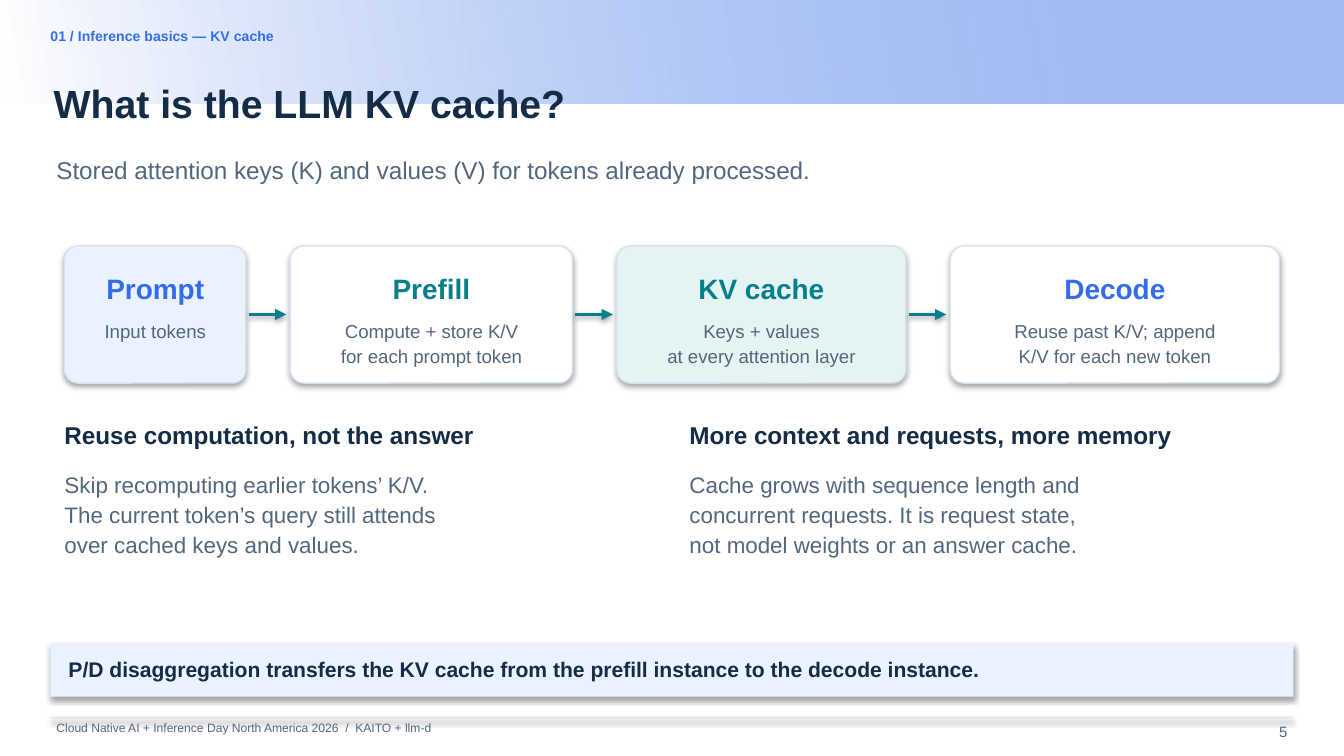
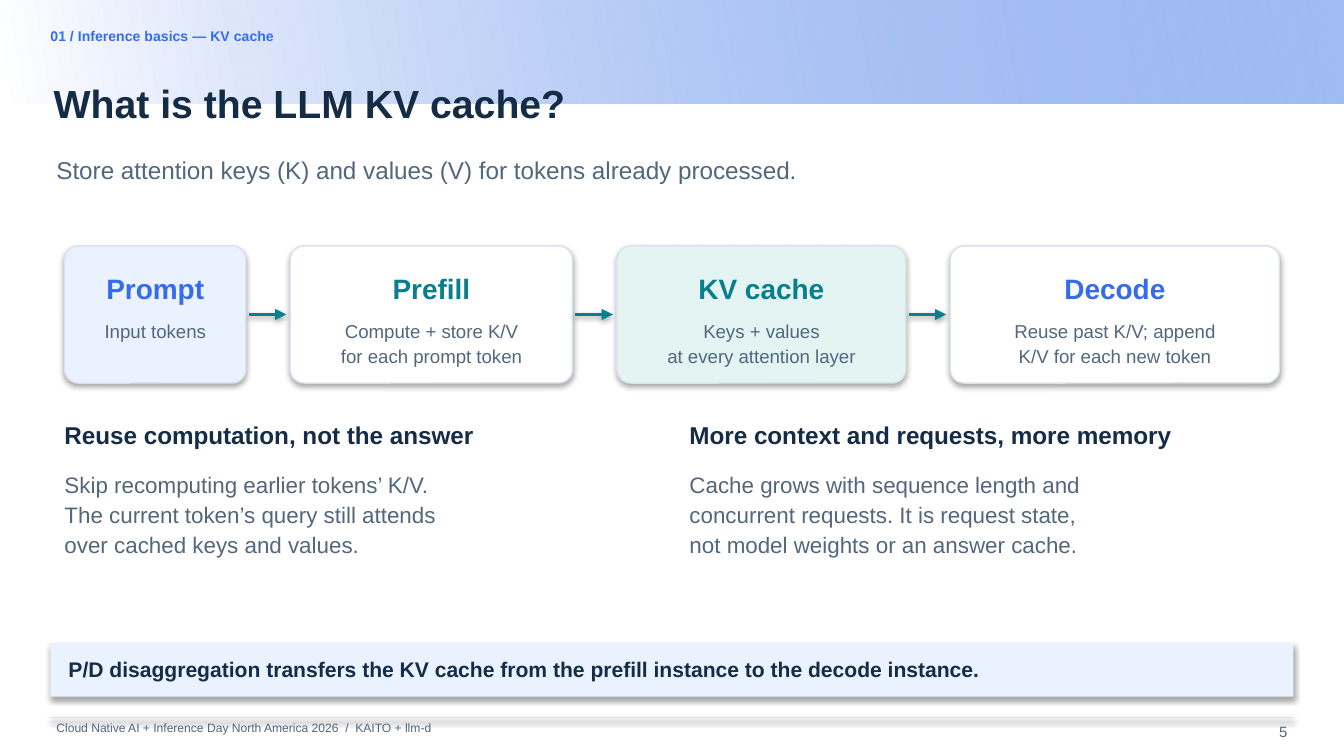
Before and after one commit to andyzhangx/demo, a slide deck: slide 5 of llm/pd-disaggregation/kubecon-na-2026-pd-disaggregation-kaito-llmd.pptx. Drawn at 1344x756 pixels with LibreOffice and Linux fonts; fonts in the diff are those of the drawing; background and template pictures are left out. Boxes give left, top, right and bottom in pixels: in the first picture for what was removed or moved away, otherwise in the second. Text is boxed around its words. In the diff, an @@ line names an element or a change of style, - is before the commit and + after.

```diff
--- a/llm/pd-disaggregation/kubecon-na-2026-pd-disaggregation-kaito-llmd.pptx
+++ b/llm/pd-disaggregation/kubecon-na-2026-pd-disaggregation-kaito-llmd.pptx
@@ text at (x1=56, y1=161, x2=796, y2=184): text changed @@
-Stored attention keys (K) and values (V) for tokens already processed.
+Store attention keys (K) and values (V) for tokens already processed.
```
Also in this commit, not shown: 7 other slides changed.
